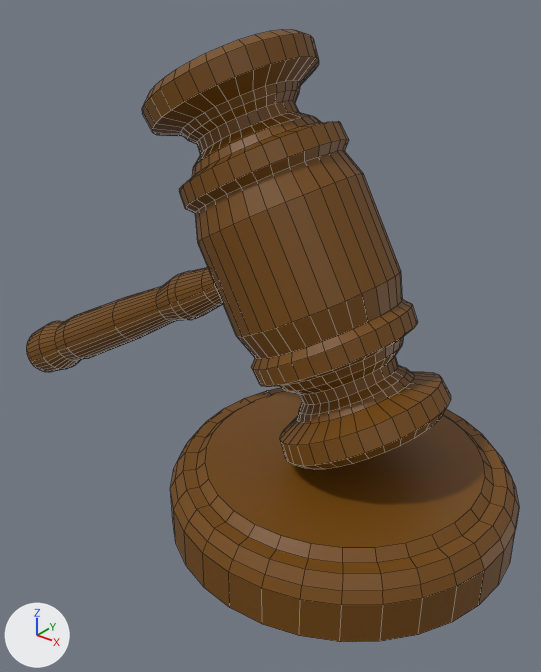
The FBX model Models/gavel.fbx as it was, and as the next commit left it.
Camera for both pictures: a camera (50 mm lens) standing at (0.447, -0.714, 0.673) and looking at (-0.14, 0.02, 0.217). The axes (+X, +Y, +Z) are drawn at lower left. The lights are the same throughout. Mesh edges are drawn as thin lines.

The first picture shows 'Gavel'.
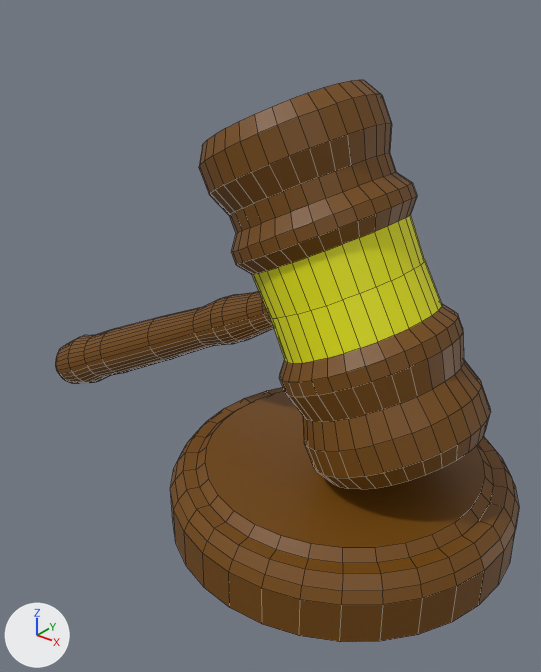
Boxes (x1, y1, x2, y2) around the edits, measured in the pictures (541 x 672 px; the box of a moved part takes in the faces that stretch with it):
```json
{"object": "Gavel", "change": "reshaped, moved, turned", "before": [26, 30, 519, 642], "after": [55, 80, 519, 642]}
{"part": 1, "of": "me_cylinder", "change": "moved or reshaped", "before": [170, 387, 519, 642], "after": [170, 387, 519, 642]}
{"part": 2, "of": "me_cylinder", "change": "added", "after": [199, 80, 491, 489]}
{"part": 3, "of": "me_cylinder", "change": "added", "after": [55, 292, 274, 383], "on screen": "brown"}
{"part": 4, "of": "me_cylinder", "change": "deleted", "before": [26, 267, 223, 372], "on screen": "brown"}
{"part": 5, "of": "me_cylinder", "change": "deleted", "before": [142, 30, 451, 469], "on screen": "brown"}
```

The change, as JSON lines over the scene's bpy script:
```json
{"op": "add", "block": "mat_gavelhighlight", "code": ["mat_gavelhighlight = principled_material('GavelHighlight')", "mat_gavelhighlight.base_color = (0.797, 0.8, 0.0)  # yellow #e7e700"]}
{"block": "me_cylinder", "where": "# used by ob_gavel; location = (-0.032, 0.0, 0.38); rotation_euler = (-1.571, -0.504, 0.0), in degrees (-90, -29, 0)"}
{"op": "remove", "block": "me_cylinder", "code": "me_cylinder.from_pydata(...)  # 1408 vertices, 1317 faces; spans x -0.758..0.075, y -0.243..0.46, z -0.232..0.232"}
{"op": "add", "block": "me_cylinder", "code": "me_cylinder.from_pydata(...)  # 1088 vertices, 997 faces; spans x -0.588..0.214, y -0.183..0.435, z -0.232..0.232"}
{"block": "me_cylinder", "change": "me_cylinder part 1: the loose piece of 192 vertices spanning x -0.358..0.075, y 0.173..0.46, z -0.232..0.232 is multiplied about its middle by the matrix ((0.999, 0.033, 0.0), (0.033, -0.999, 0.0), (0.0, 0.0, -1.0)), then moved by (0.11, -0.362, 0.0)"}
{"block": "me_cylinder", "change": "me_cylinder part 2: a new loose piece of 512 vertices spanning x -0.015..0.214, y 0.004..0.435, z -0.114..0.114"}
{"block": "me_cylinder", "change": "me_cylinder part 3: a new loose piece of 384 vertices spanning x -0.588..0.001, y 0.176..0.261, z -0.047..0.038, in mat_gavel (brown #744800)"}
{"block": "me_cylinder", "change": "me_cylinder part 4: the loose piece of 384 vertices spanning x -0.758..-0.156, y -0.047..0.041, z -0.044..0.044 is deleted"}
{"block": "me_cylinder", "change": "me_cylinder part 5: 832 vertices removed from x -0.165..0.059, y -0.243..0.243, z -0.112..0.112"}
{"op": "add", "block": "me_cylinder", "code": "me_cylinder.materials.append(mat_gavelhighlight)  # yellow #e7e700"}
{"op": "set", "path": "ob_gavel.location", "old": "(-0.032, 0.0, 0.38)", "new": "(0.004, 0.0, 0.089)"}
{"op": "set", "path": "ob_gavel.rotation_euler", "old": "(-1.571, -0.504, 0.0)", "new": "(1.571, -0.471, 0.0)", "note": "degrees (-90, -29, 0) -> degrees (90, -27, 0)"}
```
